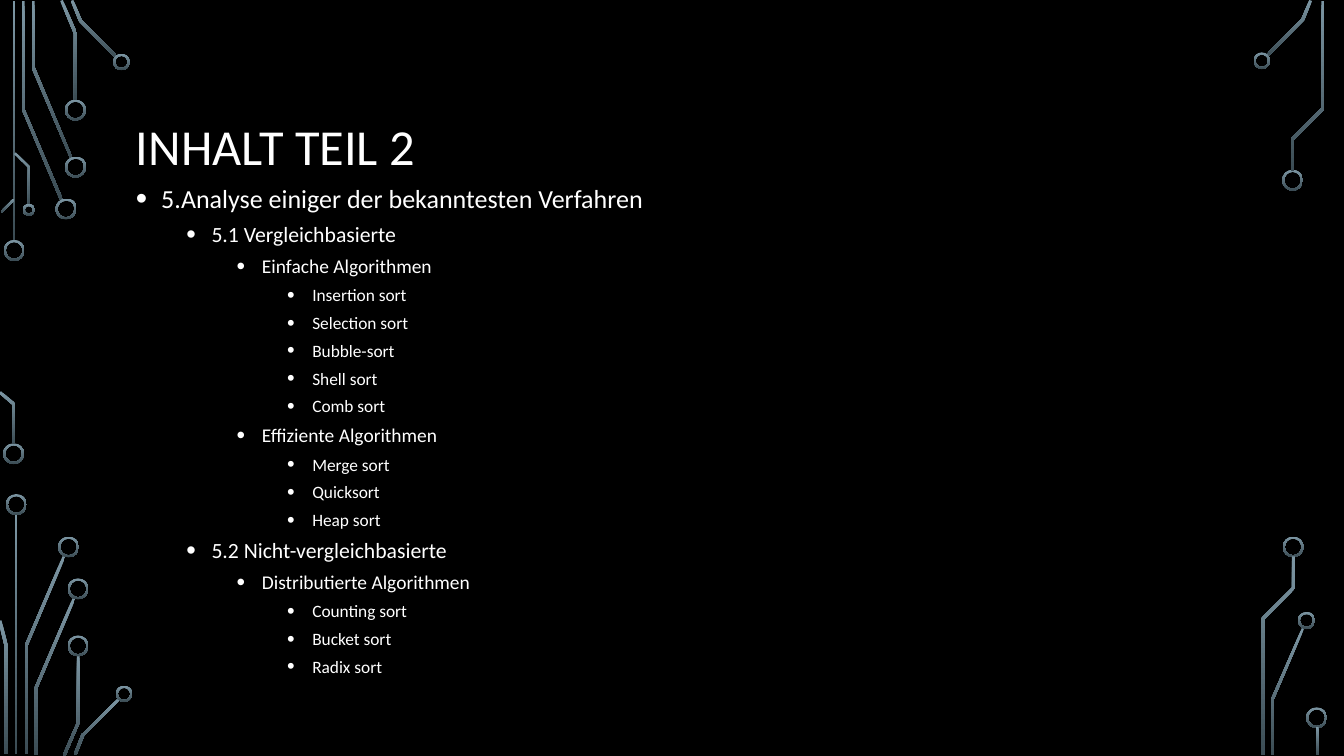
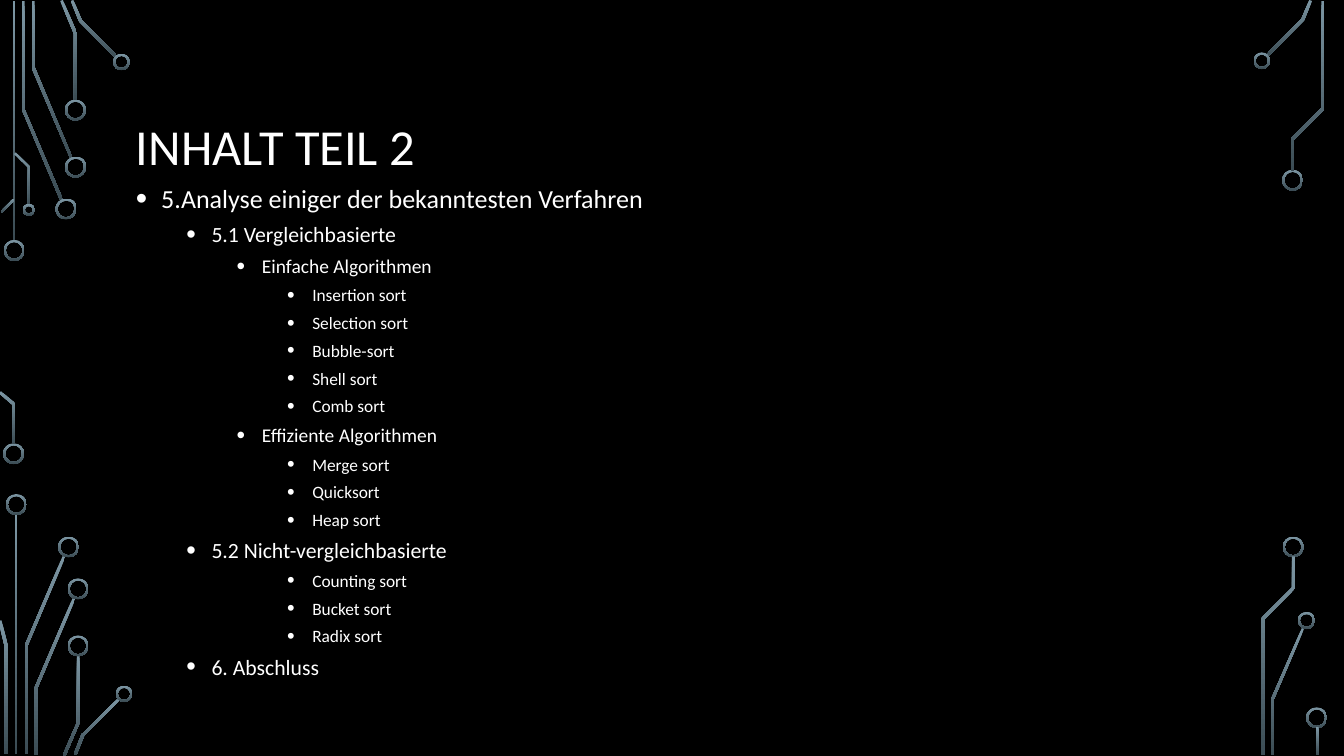
Before and after one commit to d-petrov/SortingAlgorithms, a slide deck: slide 3 of docs/sorting algorithms - presentation/Sortierverfahren.pptx. Drawn at 1344x756 pixels with LibreOffice and Linux fonts; fonts in the diff are those of the drawing; background and template pictures are left out. Boxes give left, top, right and bottom in pixels: in the first picture for what was removed or moved away, otherwise in the second. Text is boxed around its words. In the diff, an @@ line names an element or a change of style, - is before the commit and + after.

```diff
--- a/docs/sorting algorithms - presentation/Sortierverfahren.pptx
+++ b/docs/sorting algorithms - presentation/Sortierverfahren.pptx
@@ text at [262,575,470,593]: paragraph removed @@
-    • Distributierte Algorithmen
@@ text at [212,660,319,675]: paragraph added @@
+  • 6. Abschluss
```
Also in this commit, not shown: 1 other slide changed, 5 slides added, 1 slide removed.
